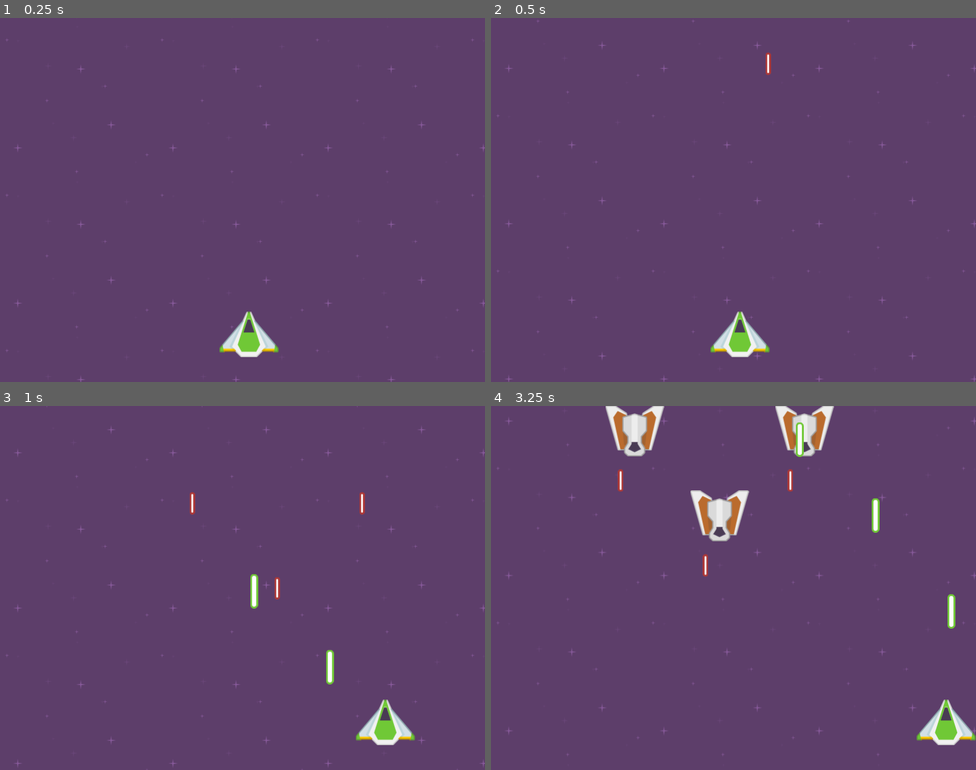
Above: before the commit, frames 1-4 (two rows, left to right).
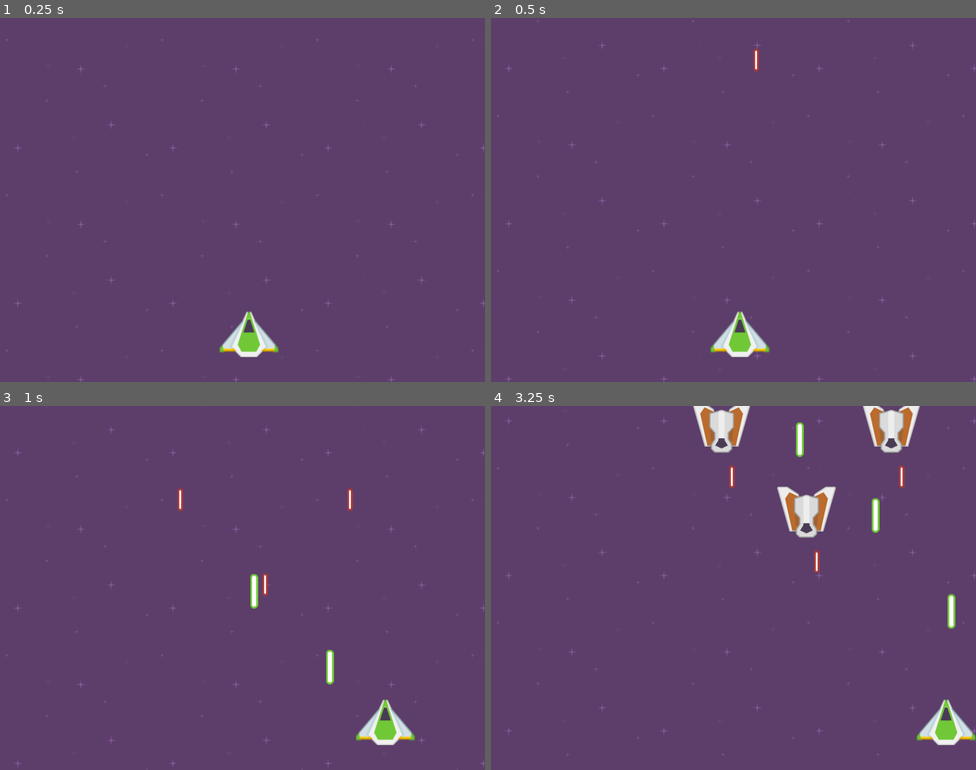
Above: after the commit, the same moments.

Repository: ibrahimuzul/space-attack
Game: Godot game, scene res://scenes/Main.tscn
The game is run twice, just before and just after one commit, with the same random seed, the same clock (stepped at 60 frames per second) and the same inputs.
Inputs:
- Up to frame 1 (0.25 s): no input
- Up to frame 2 (0.5 s): no input
- Up to frame 3 (1 s): hold Right (right) from 0.53 s (still down); hold Space (shoot) from 0.53 s (still down)
- Up to frame 4 (3.25 s): release Right (right) at 1.28 s; release Space (shoot) at 1.28 s; hold Left (left) 1.28-2.03 s; tap Space (shoot) at 1.35, 2.85 s; hold Space (shoot) 2.03-2.78 s; hold Right (right) from 2.03 s (still down)

Frame 1 is identical in both runs. In frame 2, 0.1% of the frame differs, in the area x 54-58%, y 8-16%; in frame 3, 0.4%; in frame 4, 6.8%, in the area x 23-89%, y 0-47%.

Commit message:
48. Spawning a Formation Through Code

Diff:
--- a/scenes/Main.tscn
+++ b/scenes/Main.tscn
@@ -1,9 +1,10 @@
-[gd_scene load_steps=5 format=2]
+[gd_scene load_steps=6 format=2]
 
 [ext_resource path="res://scenes/Background.tscn" type="PackedScene" id=1]
 [ext_resource path="res://scenes/Player.tscn" type="PackedScene" id=2]
 [ext_resource path="res://scenes/PlayerProjectile.tscn" type="PackedScene" id=3]
-[ext_resource path="res://scenes/Formation.tscn" type="PackedScene" id=4]
+[ext_resource path="res://scripts/Spawner.gd" type="Script" id=4]
+[ext_resource path="res://scenes/Formation.tscn" type="PackedScene" id=5]
 
 [node name="Main" type="Node"]
 
@@ -13,5 +14,6 @@
 position = Vector2( 410.837, 521.874 )
 projectile = ExtResource( 3 )
 
-[node name="Formation" parent="." instance=ExtResource( 4 )]
-position = Vector2( 455.497, -143.841 )
+[node name="Spawner" type="Node" parent="."]
+script = ExtResource( 4 )
+formation = ExtResource( 5 )
--- a/scripts/EnemyProjectile.gd
+++ b/scripts/EnemyProjectile.gd
@@ -5,7 +5,6 @@
 
 func _ready():
 	connect("area_entered", self, "_on_area_entered")
-	pass
 
 func _process(delta):
 	position.y += speed * delta
--- a/scripts/Formation.gd
+++ b/scripts/Formation.gd
@@ -22,7 +22,6 @@
 	position.x += speed * direction * delta
 	if position.x > right_bound:
 		direction = -1
-		print("Yes")
 	elif position.x < left_bound:
 		direction = 1
 
--- /dev/null
+++ b/scripts/Spawner.gd
@@ -0,0 +1,20 @@
+extends Node
+
+export(PackedScene) var formation
+
+
+var center
+var offset = 100
+
+func _ready():
+	center = get_viewport().get_visible_rect().size.x / 2
+	_spawn_formation()
+
+
+func _spawn_formation():
+	randomize()
+	var position_x = rand_range(center - offset, center + offset)
+	var position_y = -150
+	var new_formation = formation.instance()
+	new_formation.position = Vector2(position_x, position_y)
+	add_child(new_formation)
